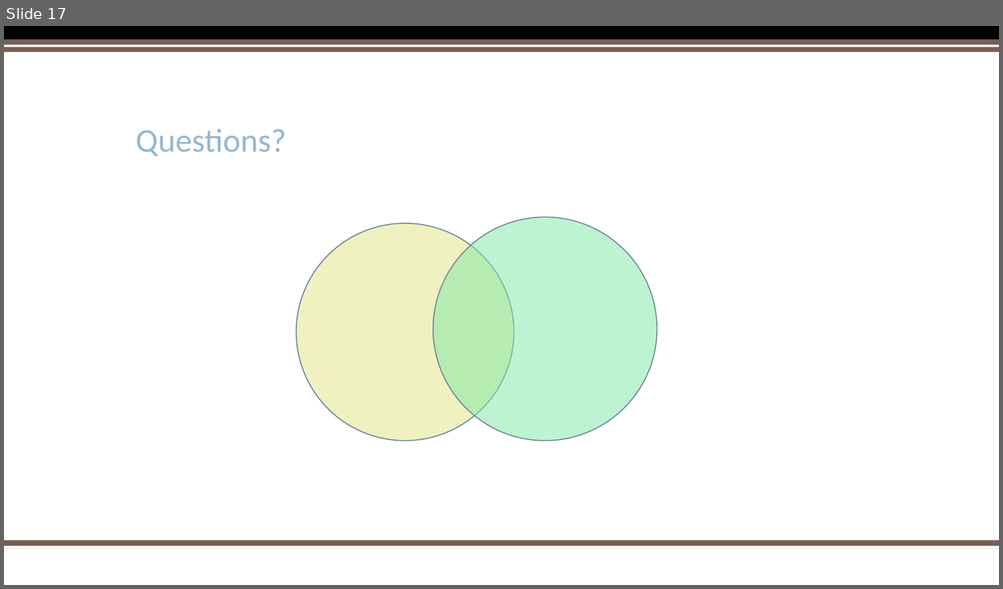
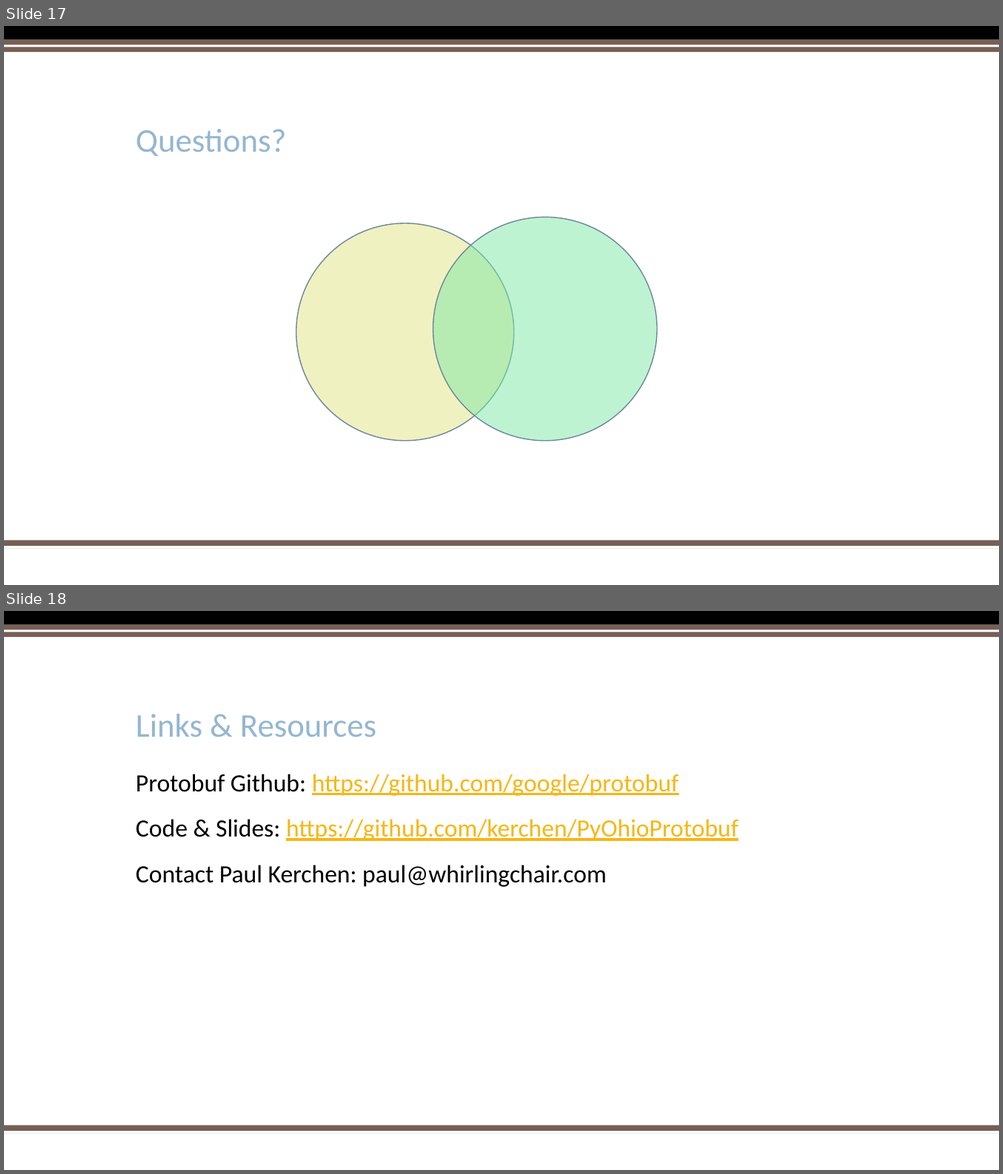
Before and after one commit to kerchen/PyOhioProtobuf, a slide deck: PythonProtobufPyOhio2017.pptx. Shown one above the other, each under a label of ours: slide 17 before the commit, slides 17 and 18 after it. The pictures are 1003x589 and 1003x1174 pixels, drawn with LibreOffice and Linux fonts; fonts in the diff are those of the drawing; background and template pictures are left out. Boxes give left, top, right and bottom in pixels: in the first picture for what was removed or moved away, otherwise in the second. Text is boxed around its words. In the diff, an @@ line names an element or a change of style, - is before the commit and + after.

```diff
--- a/PythonProtobufPyOhio2017.pptx
+++ b/PythonProtobufPyOhio2017.pptx
@@ slide 18 added at [4, 611, 999, 1170], background #FFFFFF; not listed: 5 template elements that a slide beside it also shows @@
@@ title added at [136, 714, 376, 737], 32 pt, text #94B6D2 @@
+Links & Resources
@@ text added at [136, 774, 738, 887], 24 pt, text #F7B615, underline @@
+Protobuf Github: https://github.com/google/protobuf
+Code & Slides: https://github.com/kerchen/PyOhioProtobuf
+Contact Paul Kerchen: paul@whirlingchair.com
```
Also in this commit, not shown: 2 slides changed, 3 other files.
